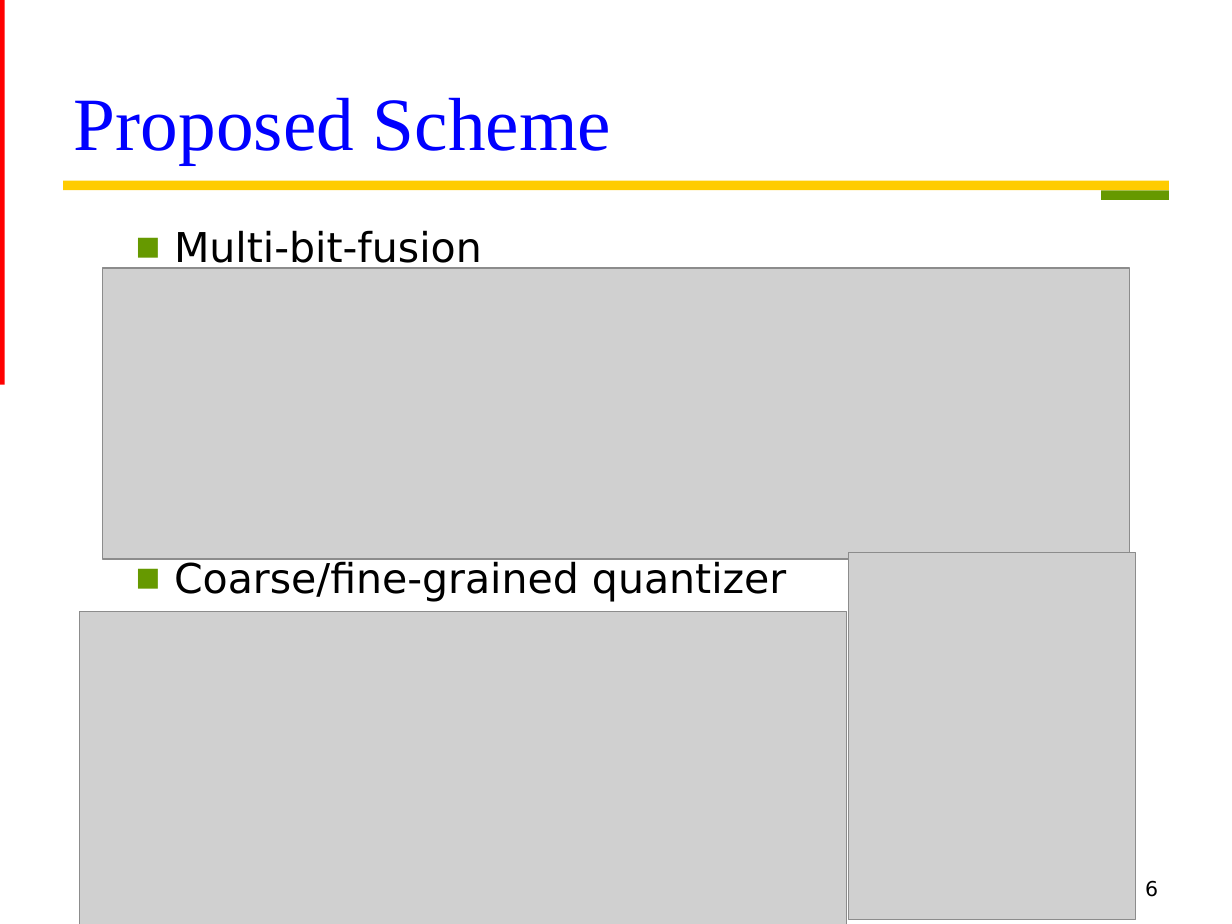
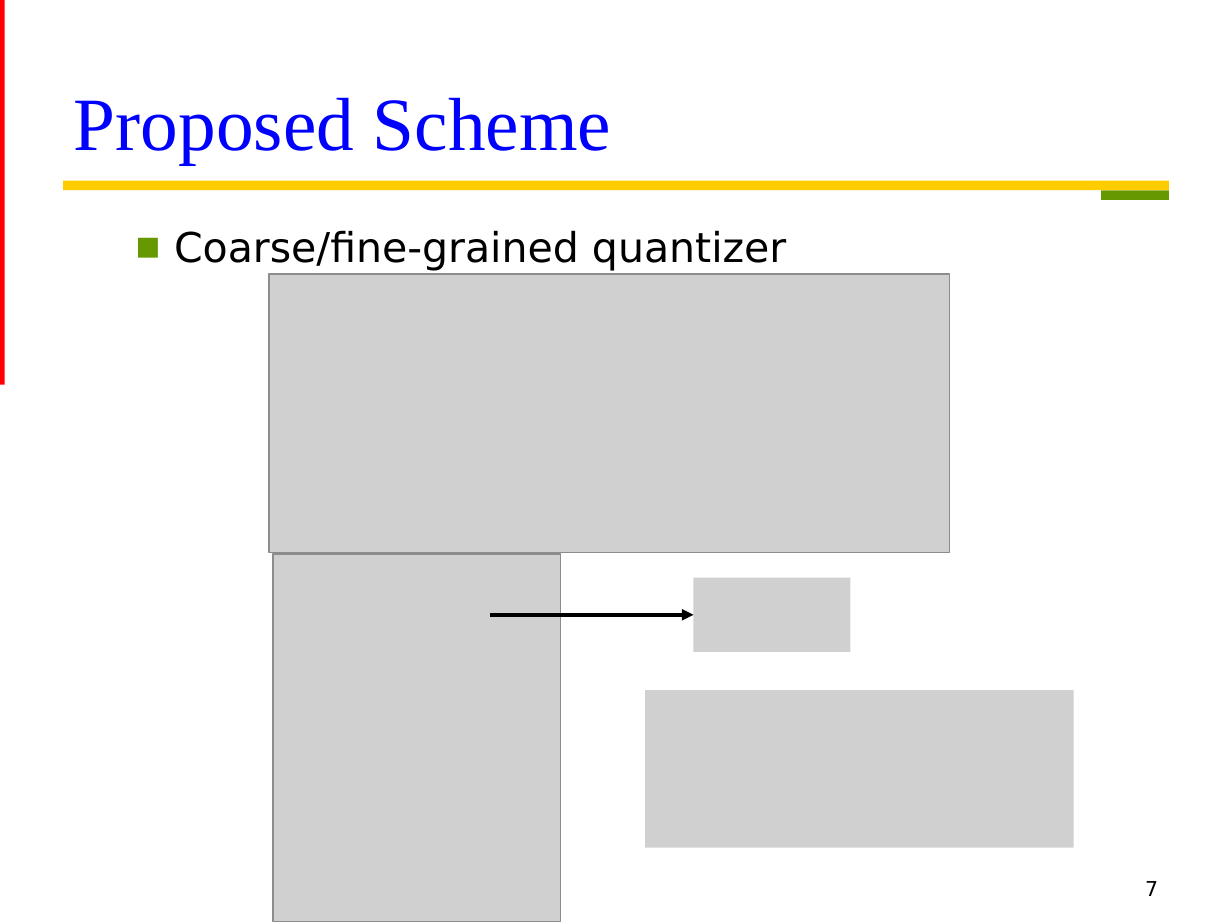
Before and after one commit to Oniontow/TTLiu_Project, a slide deck: slide 7 of papers/new new stone.pptx (slide 6 before the commit). Drawn at 1232x924 pixels with LibreOffice and Linux fonts; fonts in the diff are those of the drawing; grey boxes stand for pictures. Boxes give left, top, right and bottom in pixels: in the first picture for what was removed or moved away, otherwise in the second. Text is boxed around its words. In the diff, an @@ line names an element or a change of style, - is before the commit and + after.

Commit message:
NEW PPT

```diff
--- a/papers/new new stone.pptx
+++ b/papers/new new stone.pptx
@@ text at bbox=[174, 230, 482, 272]: paragraph removed @@
-  ■ Multi-bit-fusion
@@ picture removed at bbox=[102, 269, 1130, 559] @@
@@ picture: place and size @@
-picture at bbox=[80, 611, 848, 924]
+picture at bbox=[269, 274, 949, 552]
@@ picture: place and size @@
-picture at bbox=[849, 552, 1136, 919]
+picture at bbox=[274, 554, 561, 922]
@@ picture added at bbox=[694, 578, 850, 652] @@
@@ arrow added from (490, 615) to (694, 615), #000000 2.25 pt @@
@@ picture added at bbox=[646, 690, 1074, 848] @@
@@ page number at bbox=[1145, 881, 1158, 896]: text changed @@
-6
+7
```
Also in this commit, not shown: 1 slide added.
